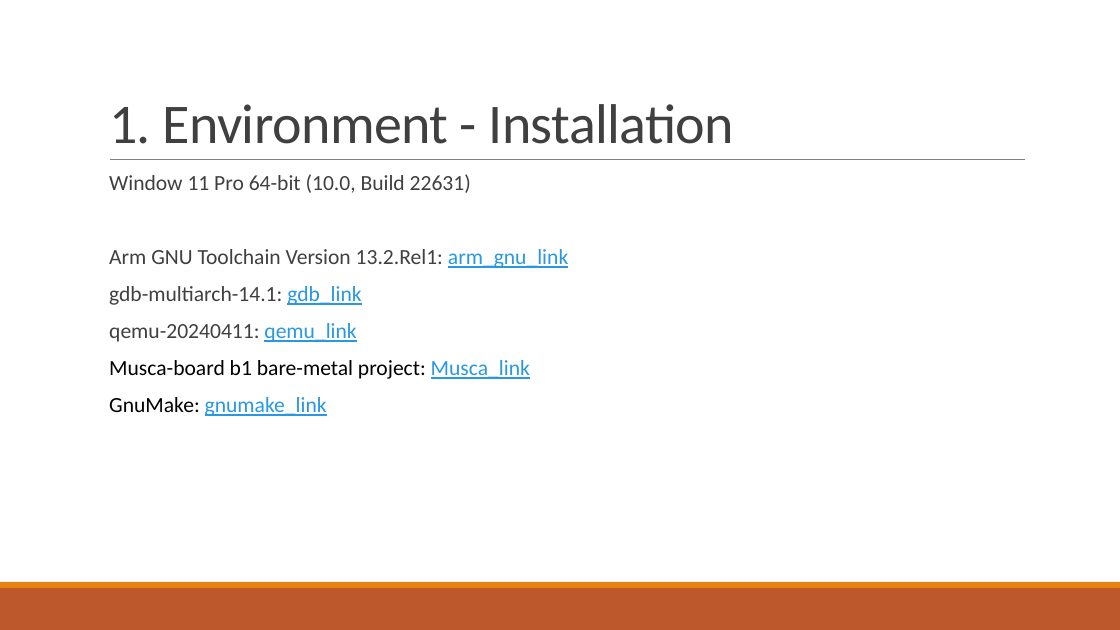
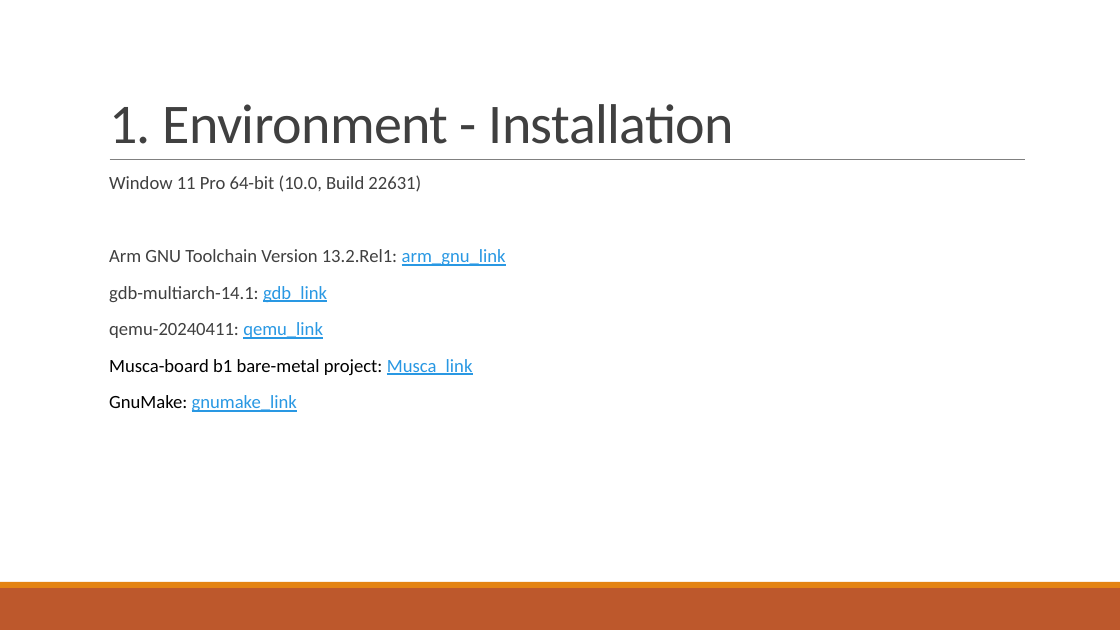
Before and after one commit to trungpowersystem/Musca-B1_bare_metal, a slide deck: slide 2 of Documents/Cortex M33.pptx. Drawn at 1120x630 pixels with LibreOffice and Linux fonts; fonts in the diff are those of the drawing. Boxes give left, top, right and bottom in pixels: in the first picture for what was removed or moved away, otherwise in the second. Text is boxed around its words. In the diff, an @@ line names an element or a change of style, - is before the commit and + after.

```diff
--- a/Documents/Cortex M33.pptx
+++ b/Documents/Cortex M33.pptx
@@ text "Window 11 Pro 64-bit (10.0, ..." at (109,175,506,412): size 18.5 to 16 pt; line spacing 0.8 to 0.9 @@
```
Also in this commit, not shown: 1 other slide changed, 4 slides added, 48 other files.
